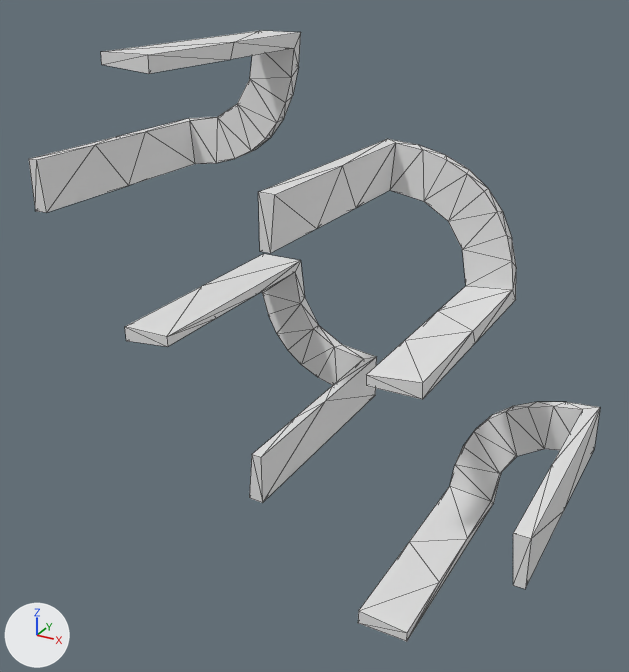
The OBJ model data/bmc/SET_4W2C/t_249.obj: old version first, new version second.
The view is the same before and after, from a camera (50 mm lens) standing at (0.748, -1.165, 0.65) and looking at (-0.014, 0.221, -0.042). Lighting does not change. The marker at lower left points along +X, +Y and +Z. Mesh edges are drawn as thin lines. Where no turn or scale is listed for an object, it has been applied to the vertices.

In view in the first picture: 't_249'.
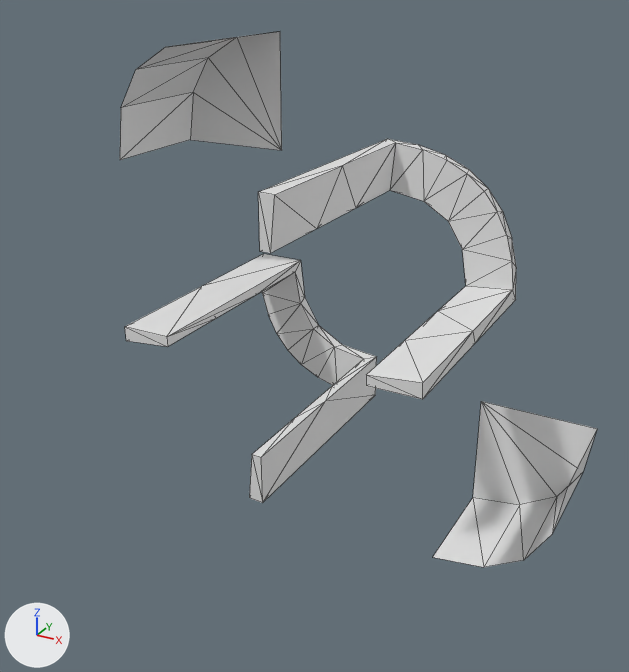
Patch to the scene script:
```diff
--- a/data/bmc/SET_4W2C/t_249.obj.py
+++ b/data/bmc/SET_4W2C/t_249.obj.py
@@ me_t_249 @@
 # used by ob_t_249; location = (0.0, 0.0, 0.0)
-me_t_249.from_pydata(...)  # 176 vertices, 336 faces; spans x -0.5..0.5, y 0.0..0.5, z -0.5..0.5
+me_t_249.from_pydata(...)  # 110 vertices, 192 faces; spans x -0.5..0.5, y 0.0..0.5, z -0.5..0.5
+# me_t_249 part 1: the loose piece of 44 vertices spanning x -0.5..-0.2, y 0.0..0.5, z 0.2..0.5 is rebuilt with 11 vertices and now spans x -0.5..-0.25, y 0.25..0.5, z 0.25..0.5
+# me_t_249 part 2: the loose piece of 44 vertices spanning x 0.2..0.5, y 0.0..0.5, z -0.5..-0.2 is rebuilt with 11 vertices and now spans x 0.25..0.5, y 0.25..0.5, z -0.5..-0.25
```

Changed parts and their boxes [x1, y1, x2, y2] in the pictures (629 x 672 px):
't_249', reshaped (16% narrower, 12% shorter)
    before: [29, 30, 600, 641]
    after: [120, 31, 597, 567]
part 1 of me_t_249, rebuilt (40% narrower, 29% shorter)
    before: [29, 30, 301, 212]
    after: [120, 31, 282, 160]
part 2 of me_t_249, rebuilt (32% narrower, 30% shorter)
    before: [358, 402, 600, 641]
    after: [433, 401, 597, 567]
